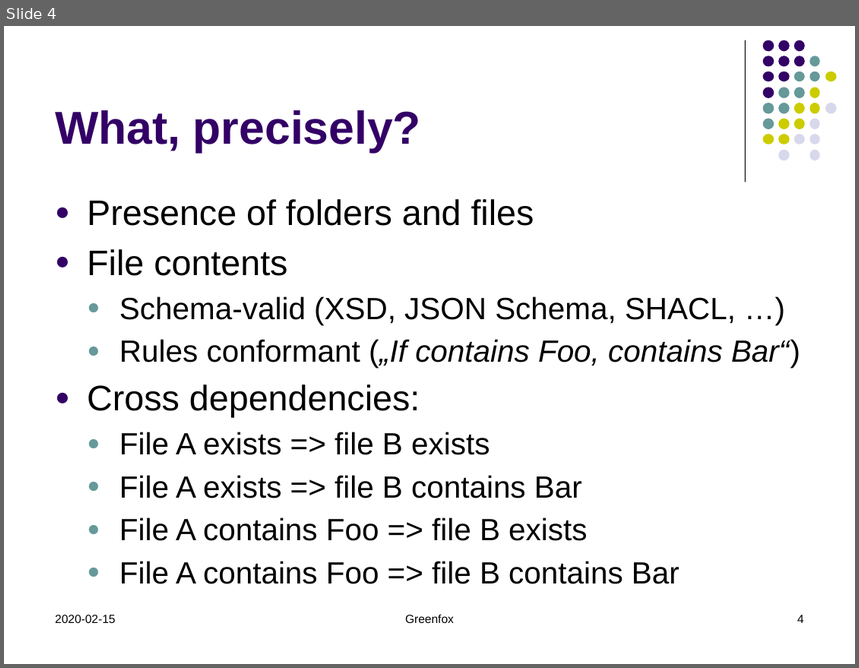
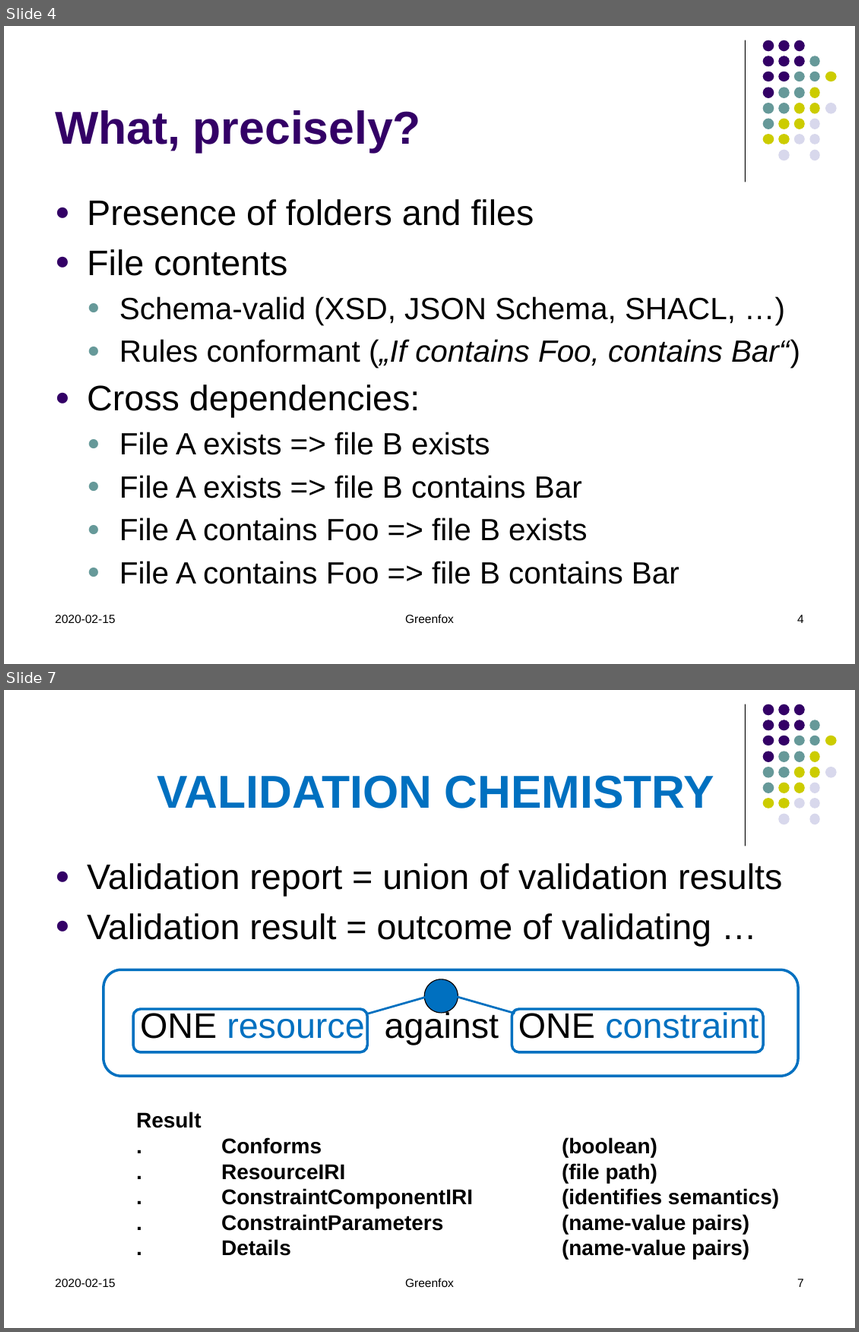
Before and after one commit to hrennau/greenfox, a slide deck: about/greenfox01.pptx. Shown one above the other, each under a label of ours: slide 4 before the commit, slides 4 and 7 after it; the slides between them are not shown. The pictures are 859x668 and 859x1332 pixels, drawn with LibreOffice and Linux fonts; fonts in the diff are those of the drawing. Boxes give left, top, right and bottom in pixels: in the first picture for what was removed or moved away, otherwise in the second. Text is boxed around its words. In the diff, an @@ line names an element or a change of style, - is before the commit and + after.

```diff
--- a/about/greenfox01.pptx
+++ b/about/greenfox01.pptx
@@ slide 7 added at box(4, 690, 855, 1328), background #FFFFFF; not listed: 32 template elements that a slide beside it also shows @@
@@ title added at box(158, 775, 715, 809), 39 pt, text #0070C0, bold @@
+VALIDATION CHEMISTRY
@@ text added at box(87, 863, 782, 1046), 30 pt, text #000000 @@
+● Validation report = union of validation results
+● Validation result = outcome of validating …
+ONE resource against ONE constraint
@@ rounded rectangle added at box(104, 970, 798, 1076), outline #0070C0 2.25 pt @@
@@ ellipse added at box(424, 980, 458, 1012), fill #0070C0, outline #000000 0.75 pt @@
@@ line added from (367, 1015) to (427, 997), #0070C0 1.75 pt @@
@@ line added from (515, 1014) to (456, 996), #0070C0 1.75 pt @@
@@ rounded rectangle added at box(133, 1009, 367, 1053), outline #0070C0 2.25 pt @@
@@ rounded rectangle added at box(512, 1009, 763, 1053), outline #0070C0 2.25 pt @@
@@ text added at box(136, 1112, 779, 1260), 18 pt, text #000000, bold @@
+Result
+. Conforms (boolean)
+. ResourceIRI (file path)
+. ConstraintComponentIRI (identifies semantics)
+. ConstraintParameters (name-value pairs)
+. Details (name-value pairs)
@@ text added at box(55, 1279, 115, 1287), 10 pt, text #000000 @@
+2020-02-15
@@ text added at box(405, 1278, 454, 1287), 10 pt, text #000000 @@
+Greenfox
@@ page number added at box(797, 1279, 804, 1287), 10 pt, text #000000 @@
+7
```
Also in this commit, not shown: 5 slides changed, 6 other slides added, 2 other files.
